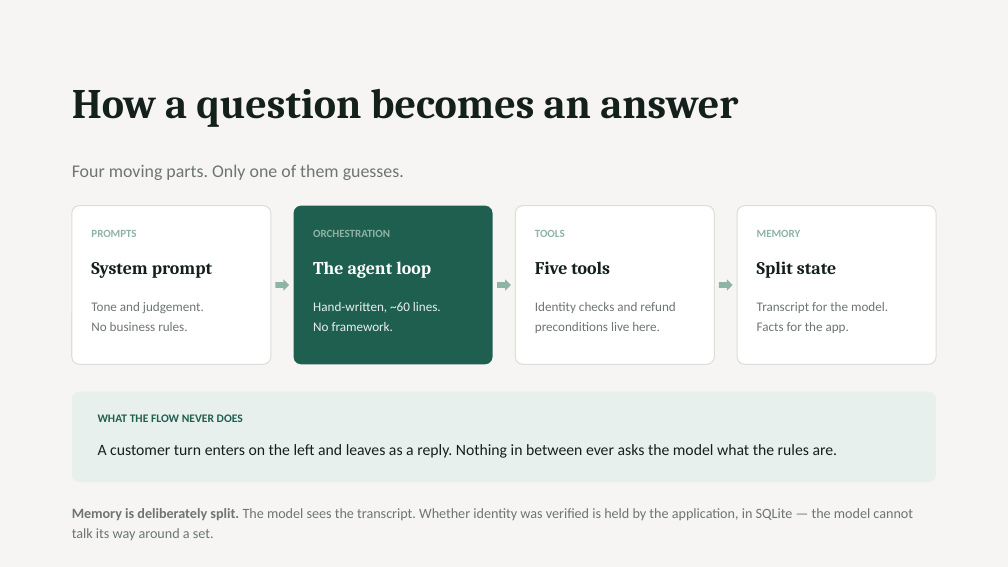
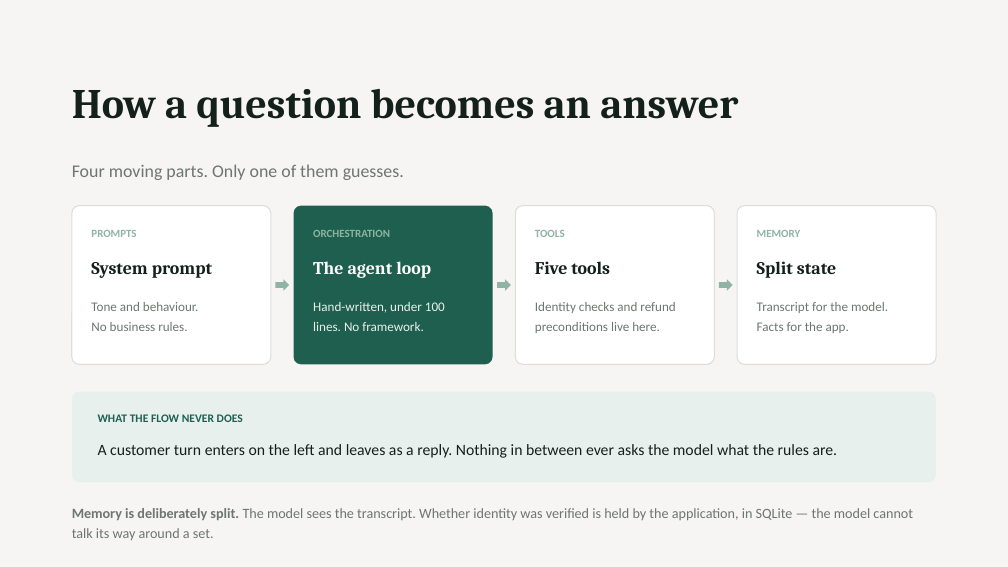
Before and after one commit to Seyfu42/bookly-support-agent, a slide deck: slide 2 of deck/bookly-agent-deck.pptx. Drawn at 1008x567 pixels with LibreOffice and Linux fonts; fonts in the diff are those of the drawing. Boxes give left, top, right and bottom in pixels: in the first picture for what was removed or moved away, otherwise in the second. Text is boxed around its words. In the diff, an @@ line names an element or a change of style, - is before the commit and + after.

```diff
--- a/deck/bookly-agent-deck.pptx
+++ b/deck/bookly-agent-deck.pptx
@@ text at [91, 302, 199, 311]: text changed @@
-Tone and judgement.
+Tone and behaviour.
@@ text at [313, 302, 445, 331]: text changed @@
-Hand-written, ~60 lines.
-No framework.
+Hand-written, under 100
+lines. No framework.
```
Also in this commit, not shown: 4 other files.
